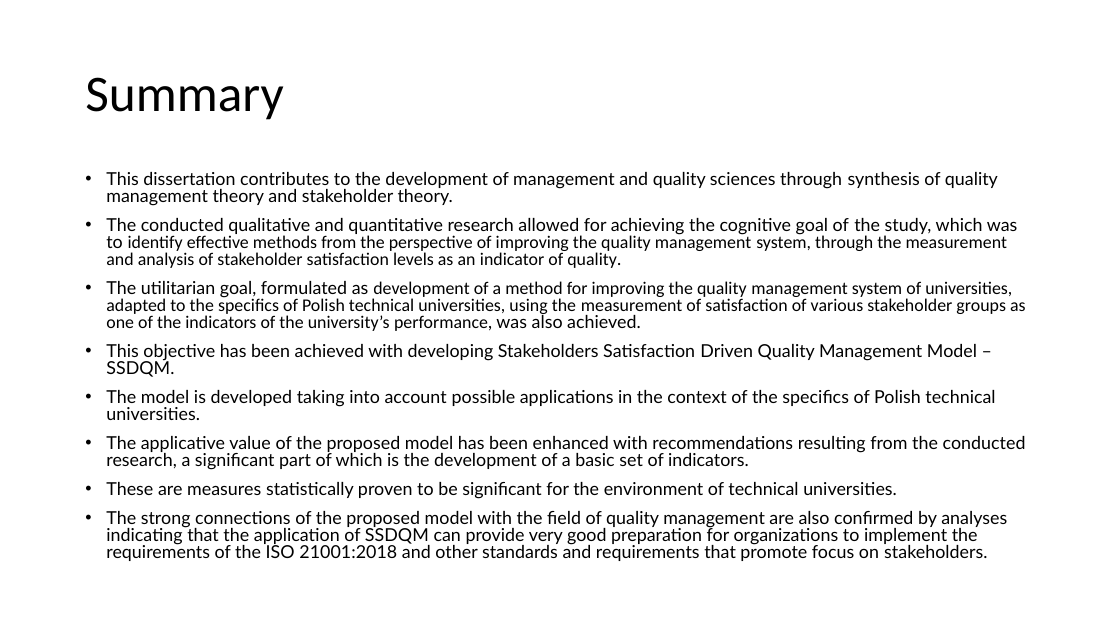
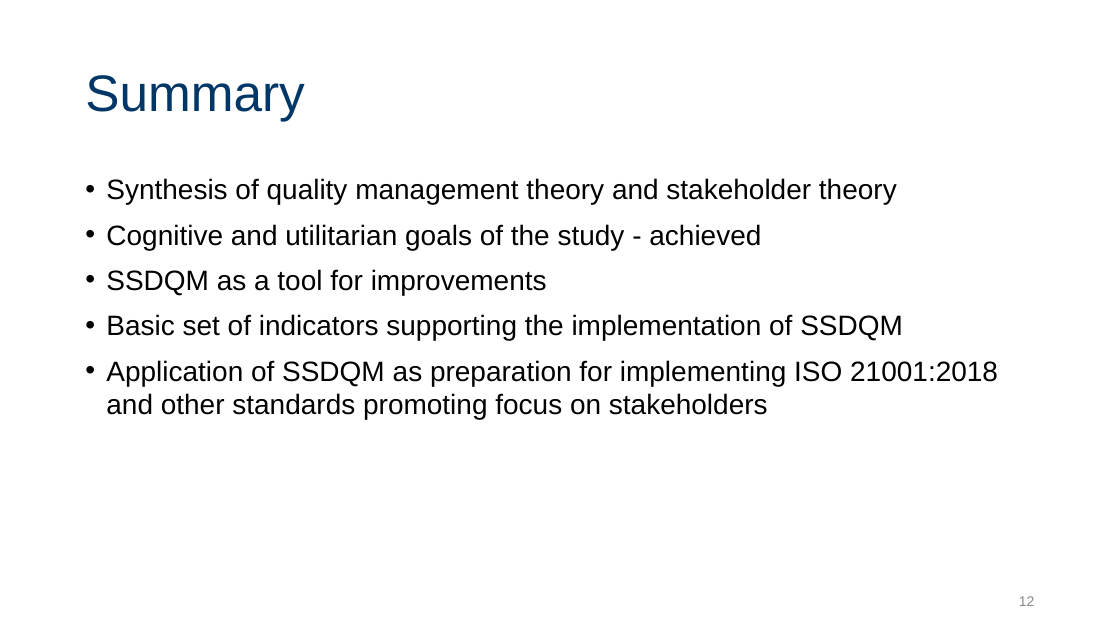
Before and after one commit to JeanPaulSzefler/doktorat_git, a slide deck: slide 12 of Egzaminy doktorskie/angielski/SSI_forHEI_QMS.pptx (slide 16 before the commit). Drawn at 1120x630 pixels with LibreOffice and Linux fonts; fonts in the diff are those of the drawing. Boxes give left, top, right and bottom in pixels: in the first picture for what was removed or moved away, otherwise in the second. Text is boxed around its words. In the diff, an @@ line names an element or a change of style, - is before the commit and + after.

```diff
--- a/Egzaminy doktorskie/angielski/SSI_forHEI_QMS.pptx
+++ b/Egzaminy doktorskie/angielski/SSI_forHEI_QMS.pptx
@@ title "Summary" at (85,75,305,121): font Calibri to Arial, text colour #000000 to #003767 @@
@@ text at (106,178,998,419): text changed; size 15.3 to 24 pt; font Lato to Arial @@
-• This dissertation contributes to the development of management and quality sciences through synthesis of quality management theory and stakeholder theory.
-• The conducted qualitative and quantitative research allowed for achieving the cognitive goal of the study, which was to identify effective methods from the perspective of improving the quality management system, through the measurement and analysis of stakeholder satisfaction levels as an indicator of quality.
-• The utilitarian goal, formulated as development of a method for improving the quality management system of universities, adapted to the specifics of Polish technical universities, using the measurement of satisfaction of various stakeholder groups as one of the indicators of the university’s performance, was also achieved.
-• This objective has been achieved with developing Stakeholders Satisfaction Driven Quality Management Model – SSDQM.
-• The model is developed taking into account possible applications in the context of the specifics of Polish technical universities.
-• The applicative value of the proposed model has been enhanced with recommendations resulting from the conducted research, a significant part of which is the development of a basic set of indicators.
-• These are measures statistically proven to be significant for the environment of technical universities.
-• The strong connections of the proposed model with the field of quality management are also confirmed by analyses indicating that the application of SSDQM can provide very good preparation for organizations to implement the requirements of the ISO 21001:2018 and other standards and requirements that promote focus on stakeholders.
+• Synthesis of quality management theory and stakeholder theory
+• Cognitive and utilitarian goals of the study - achieved
+• SSDQM as a tool for improvements
+• Basic set of indicators supporting the implementation of SSDQM
+• Application of SSDQM as preparation for implementing ISO 21001:2018 and other standards promoting focus on stakeholders
@@ page number added at (1019,596,1035,606), 12 pt, text #8C8C8C @@
+12
```
Also in this commit, not shown: 12 other slides changed, 1 slide added, 5 slides removed, 37 other files.
